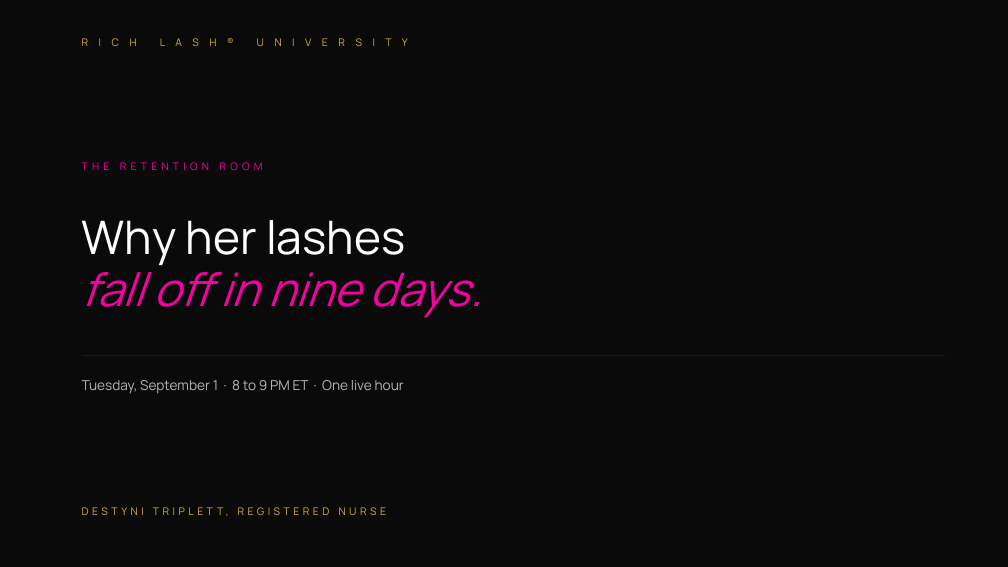
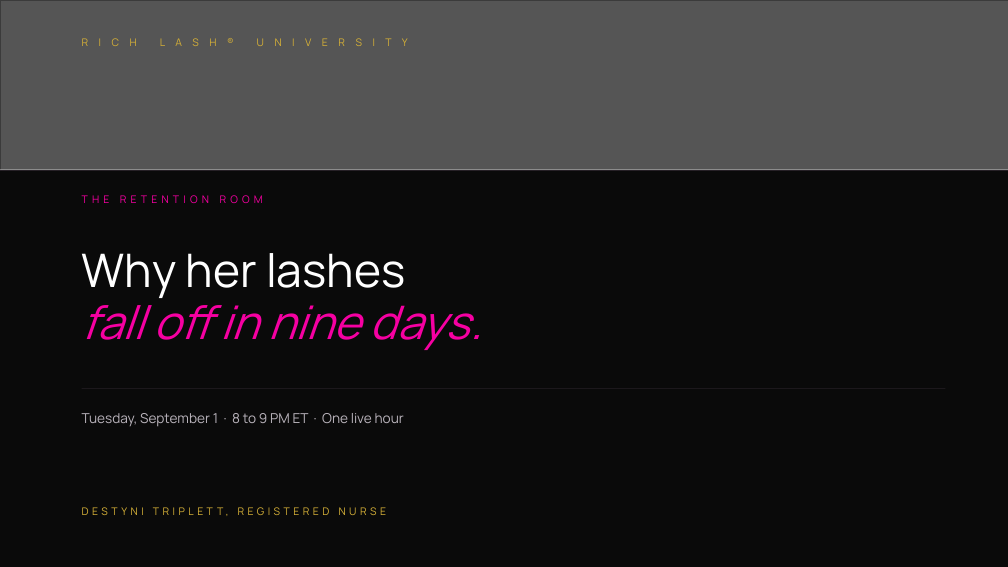
Before and after one commit to destynibeauty-creator/RLU-OFFER, a slide deck: slide 1 of slides/The-Retention-Room.pptx. Drawn at 1008x567 pixels with LibreOffice and Linux fonts; fonts in the diff are those of the drawing; grey boxes stand for pictures. Boxes give left, top, right and bottom in pixels: in the first picture for what was removed or moved away, otherwise in the second. Text is boxed around its words. In the diff, an @@ line names an element or a change of style, - is before the commit and + after.

```diff
--- a/slides/The-Retention-Room.pptx
+++ b/slides/The-Retention-Room.pptx
@@ rectangle added at [0, 0, 1008, 171], fill #262026 @@
@@ picture added at [0, 0, 1008, 169] @@
@@ rectangle added at [0, 0, 1008, 169], fill #0A0A0A at 62% opacity @@
@@ text "THE RETENTION ROOM": place and size @@
-text "THE RETENTION ROOM" at [82, 162, 263, 170]
+text "THE RETENTION ROOM" at [82, 195, 263, 203]
@@ 2 texts, 1 rectangle: place and size @@
-2 texts, 1 rectangle at [82, 220, 946, 393]
+2 texts, 1 rectangle at [82, 253, 946, 426]
```
Also in this commit, not shown: 18 other slides changed, 7 slides added, 1 slide removed, 26 other files.
